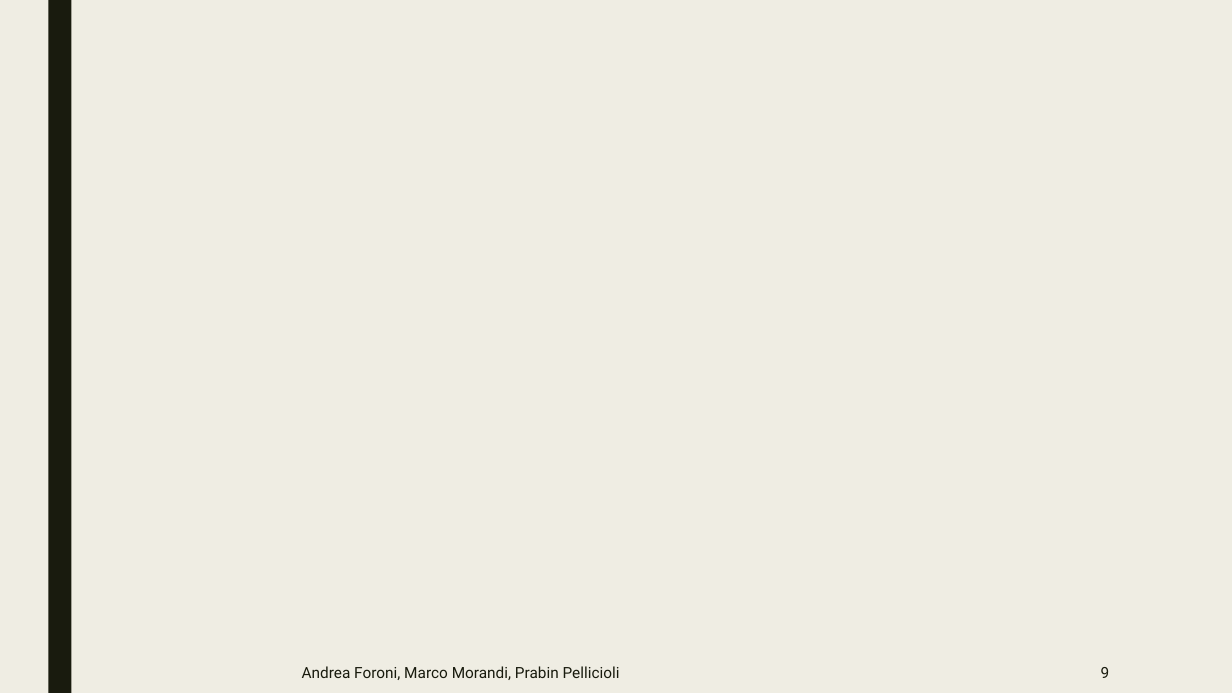
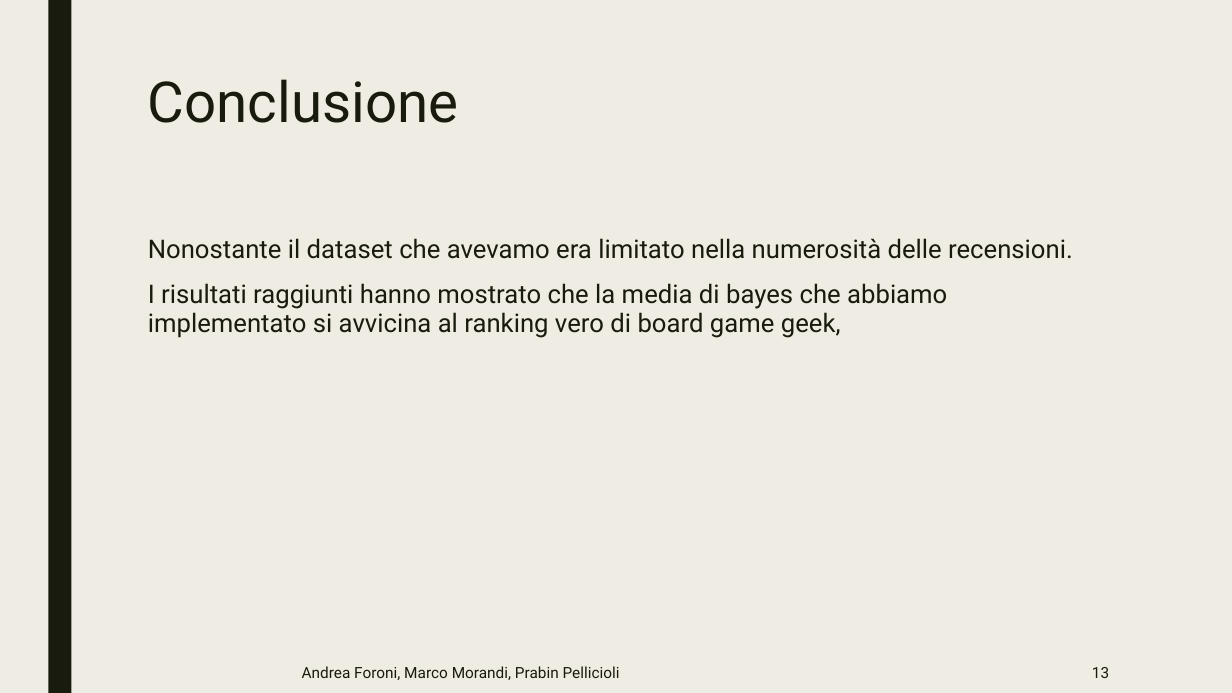
Before and after one commit to Praiban/Boardgamegeek, a slide deck: slide 13 of presentazione.pptx (slide 9 before the commit). Drawn at 1232x693 pixels with LibreOffice and Linux fonts; fonts in the diff are those of the drawing. Boxes give left, top, right and bottom in pixels: in the first picture for what was removed or moved away, otherwise in the second. Text is boxed around its words. In the diff, an @@ line names an element or a change of style, - is before the commit and + after.

```diff
--- a/presentazione.pptx
+++ b/presentazione.pptx
@@ title added at bbox=[148, 79, 459, 123], 44 pt, text #191B0E @@
+Conclusione
@@ text added at bbox=[148, 238, 1073, 338], 20 pt, text #191B0E @@
+Nonostante il dataset che avevamo era limitato nella numerosità delle recensioni.
+I risultati raggiunti hanno mostrato che la media di bayes che abbiamo implementato si avvicina al ranking vero di board game geek,
@@ page number at bbox=[1092, 667, 1109, 678]: text changed @@
-9
+13
```
Also in this commit, not shown: 4 slides added.
